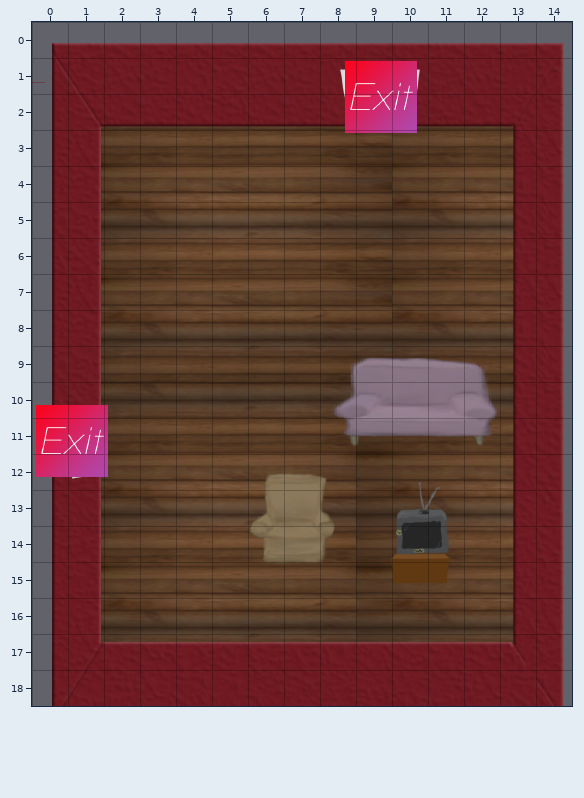
Two versions of a level (Tiled map, Tiled Maps/LivingRoom-Clean.tmx). This is how it looked before the edit.
Cells are 100x100 px. Shown: x 0..14, y 0..18.
The result:
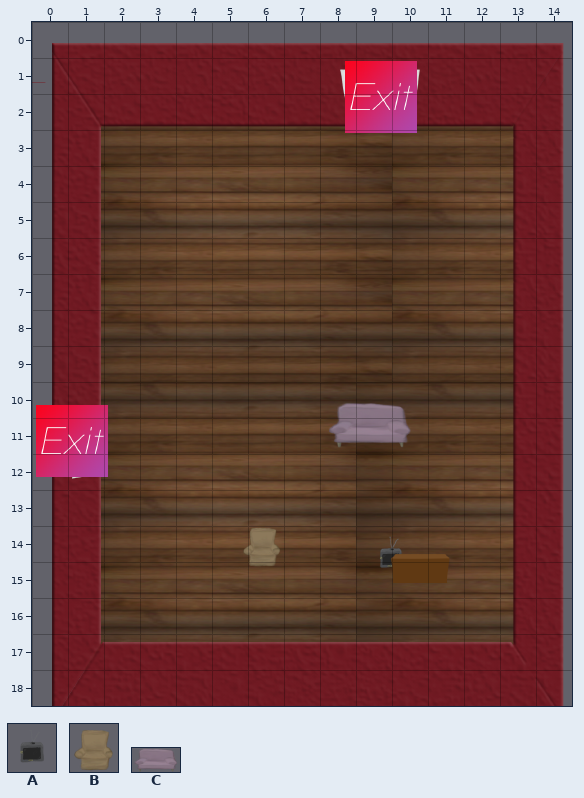
Key: from "TV": A 0; from "chair": B 0; from "couch_sheet": C 0.
Objects are placed by their top-left corner, in cells (3,4 is the top-left corner of cell 3,4); size is 1x1 cell unless given.
Diff:
--- layer "Furniture"
-C at 8.1,9.3 size 5.1x2.6
+C at 8.1,10.5 size 2.6x1.3
-B at 5.8,12.2 size 3x3
+B at 5.8,13.9 size 1.3x1.3
-A at 9.3,12.4 size 3x3
+A at 9.3,14.1 size 1.3x1.3
Changed places in both pictures, as pixel boxes (x1, y1, x2, y2):
changed: (329, 357, 498, 448)
changed: (243, 473, 335, 567)
changed: (380, 482, 449, 568)
